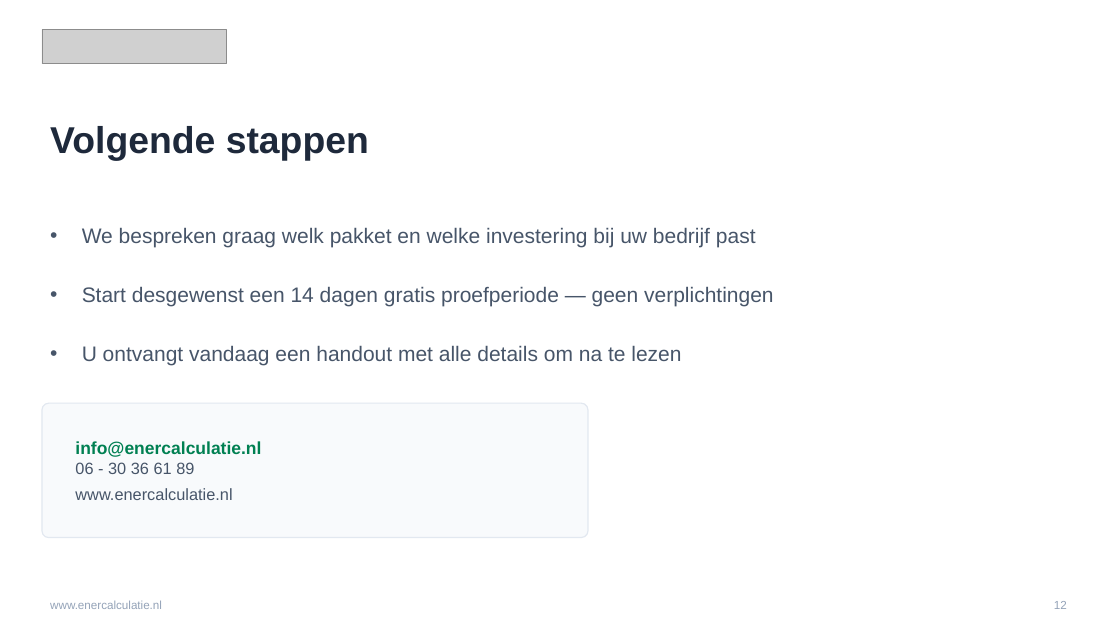
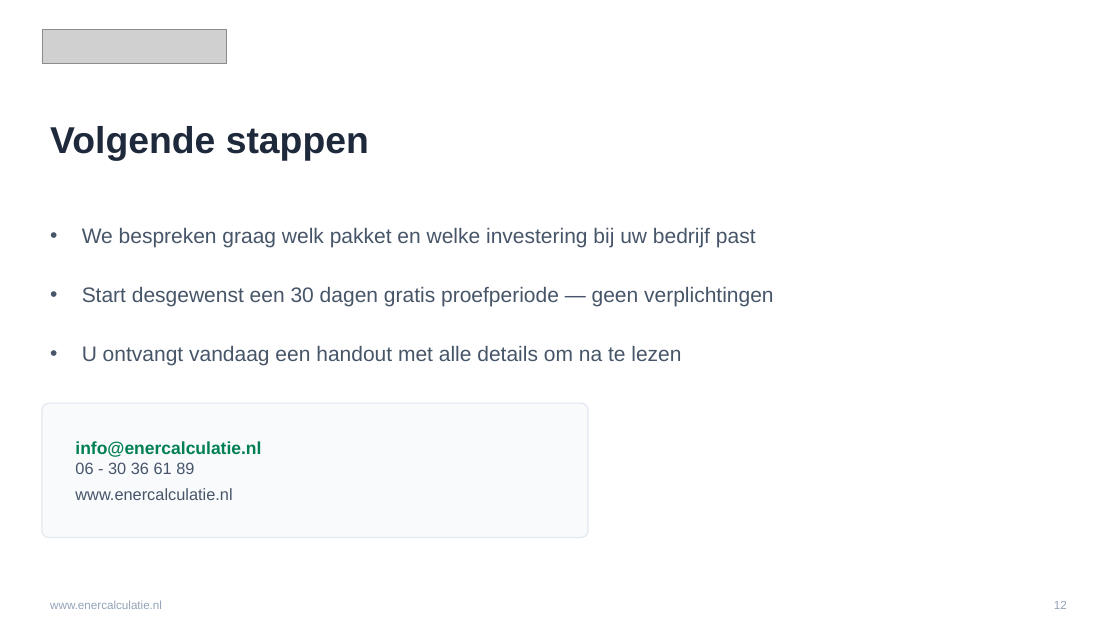
Before and after one commit to EnerCalculatie/website, a slide deck: slide 12 of sales-materials/EnerCalculatie-klantpresentatie-zonder-prijs.pptx. Drawn at 1120x630 pixels with LibreOffice and Linux fonts; fonts in the diff are those of the drawing; grey boxes stand for pictures. Boxes give left, top, right and bottom in pixels: in the first picture for what was removed or moved away, otherwise in the second. Text is boxed around its words. In the diff, an @@ line names an element or a change of style, - is before the commit and + after.

```diff
--- a/sales-materials/EnerCalculatie-klantpresentatie-zonder-prijs.pptx
+++ b/sales-materials/EnerCalculatie-klantpresentatie-zonder-prijs.pptx
@@ text at box(82, 286, 773, 307): text changed @@
-• Start desgewenst een 14 dagen gratis proefperiode — geen verplichtingen
+• Start desgewenst een 30 dagen gratis proefperiode — geen verplichtingen
```
Also in this commit, not shown: 5 other files.
